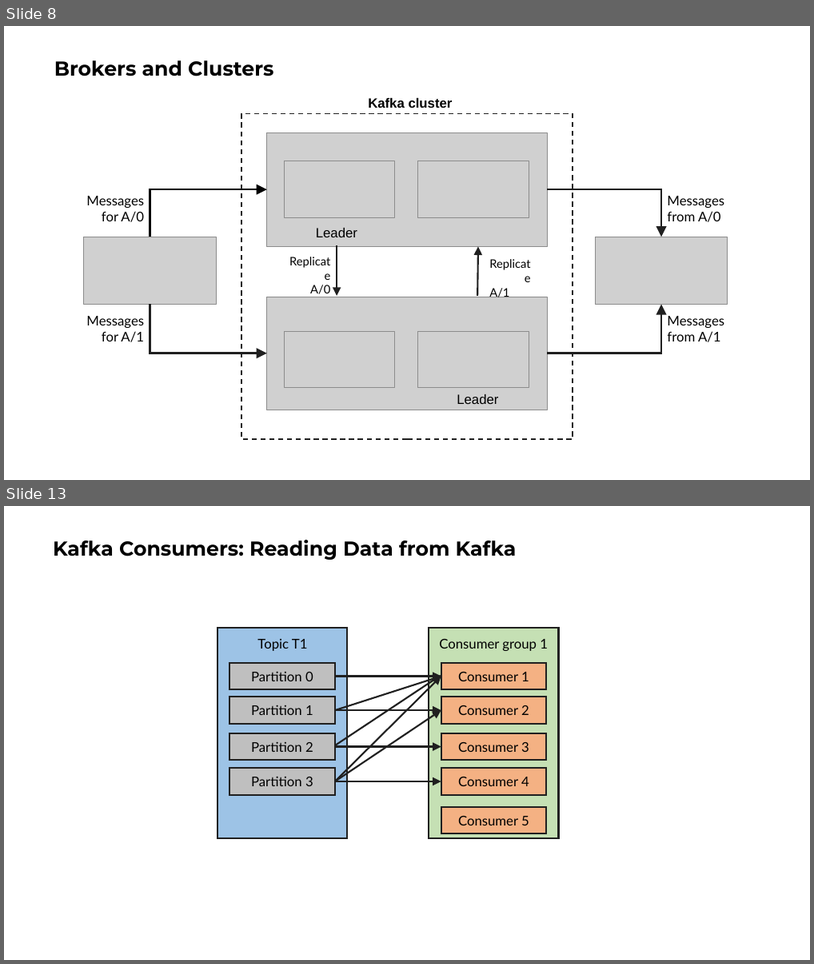
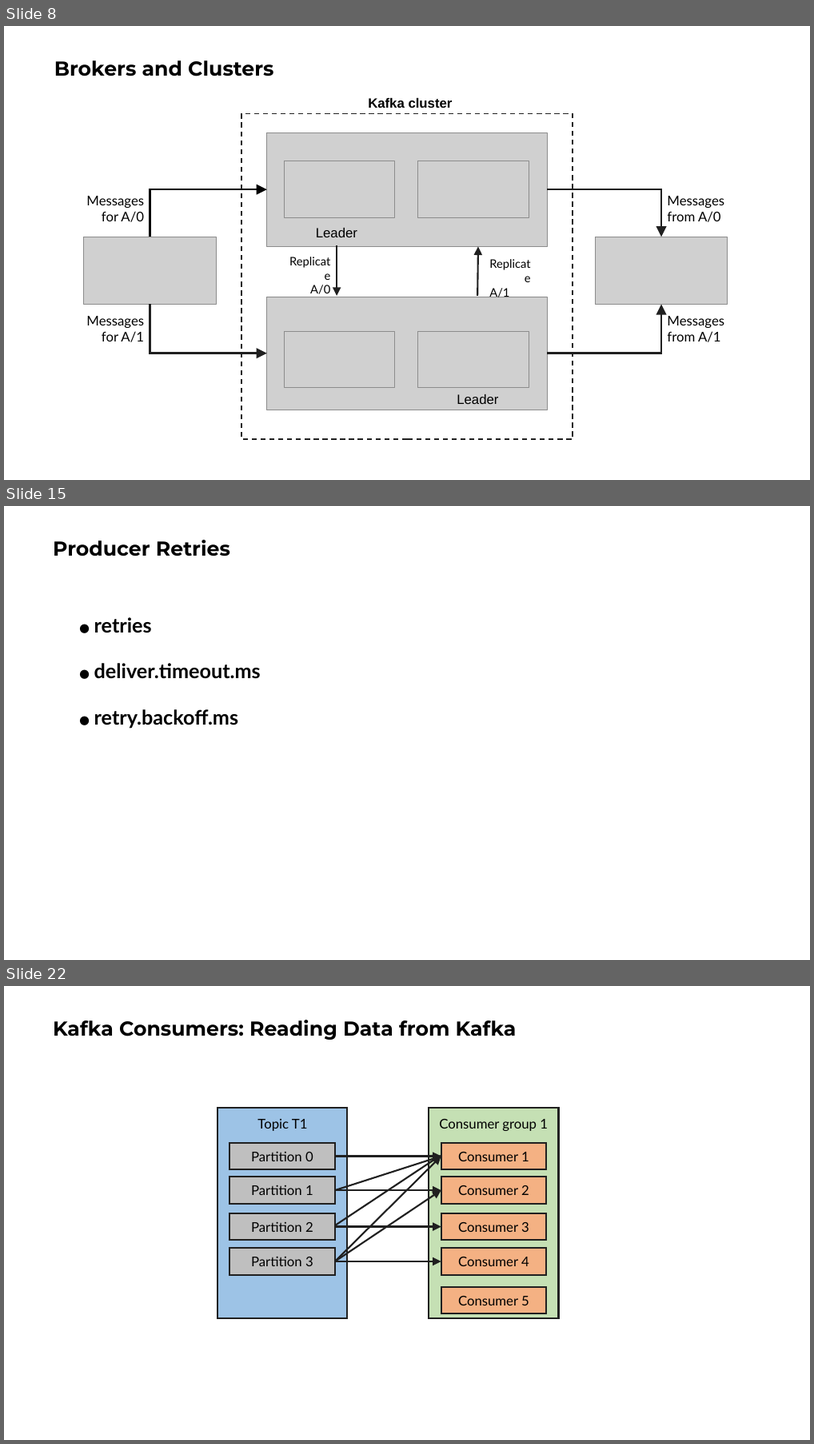
Before and after one commit to ngoctd314/tech-talk, a slide deck: kafka/slide.pptx. Shown one above the other, each under a label of ours: slides 8 and 13 before the commit, slides 8, 15 and 22 after it; the slides between them are not shown. The pictures are 814x964 and 814x1444 pixels, drawn with LibreOffice and Linux fonts; fonts in the diff are those of the drawing; grey boxes stand for pictures. Boxes give left, top, right and bottom in pixels: in the first picture for what was removed or moved away, otherwise in the second. Text is boxed around its words. In the diff, an @@ line names an element or a change of style, - is before the commit and + after.

```diff
--- a/kafka/slide.pptx
+++ b/kafka/slide.pptx
@@ slide 15 added at box(4, 506, 810, 960), background #FFFFFF @@
@@ title added at box(53, 540, 230, 556), 24 pt, text #000000, bold @@
+Producer Retries
@@ text added at box(94, 617, 152, 633), 24 pt, text #000000, bold @@
+● retries
@@ text added at box(94, 663, 261, 679), 24 pt, text #000000, bold @@
+● deliver.timeout.ms
@@ text added at box(94, 709, 238, 728), 24 pt, text #000000, bold @@
+● retry.backoff.ms
@@ what was slide 13 is now slide 22 @@
```
Also in this commit, not shown: 8 slides changed, 20 other slides added, 6 slides removed, 4 other files.
